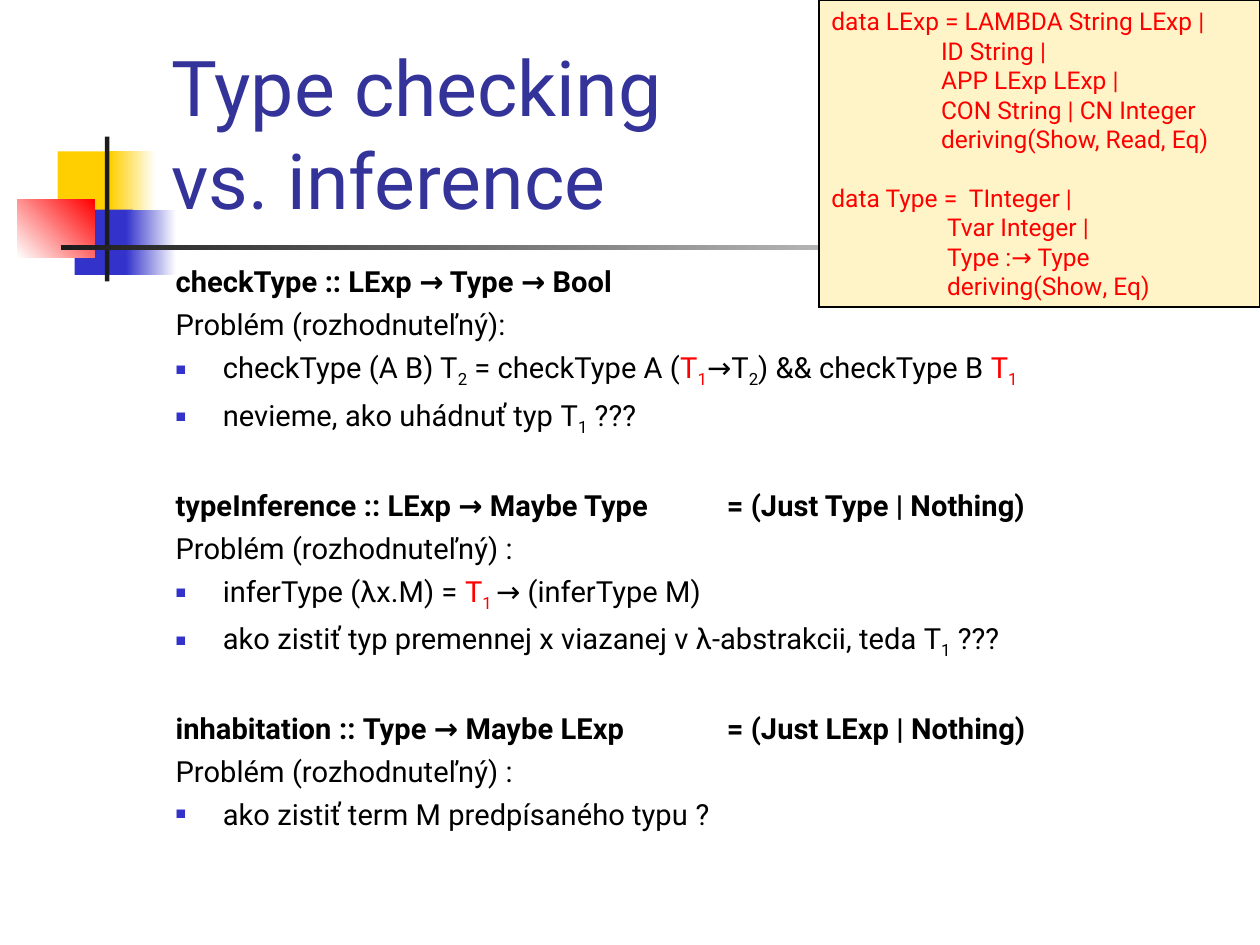
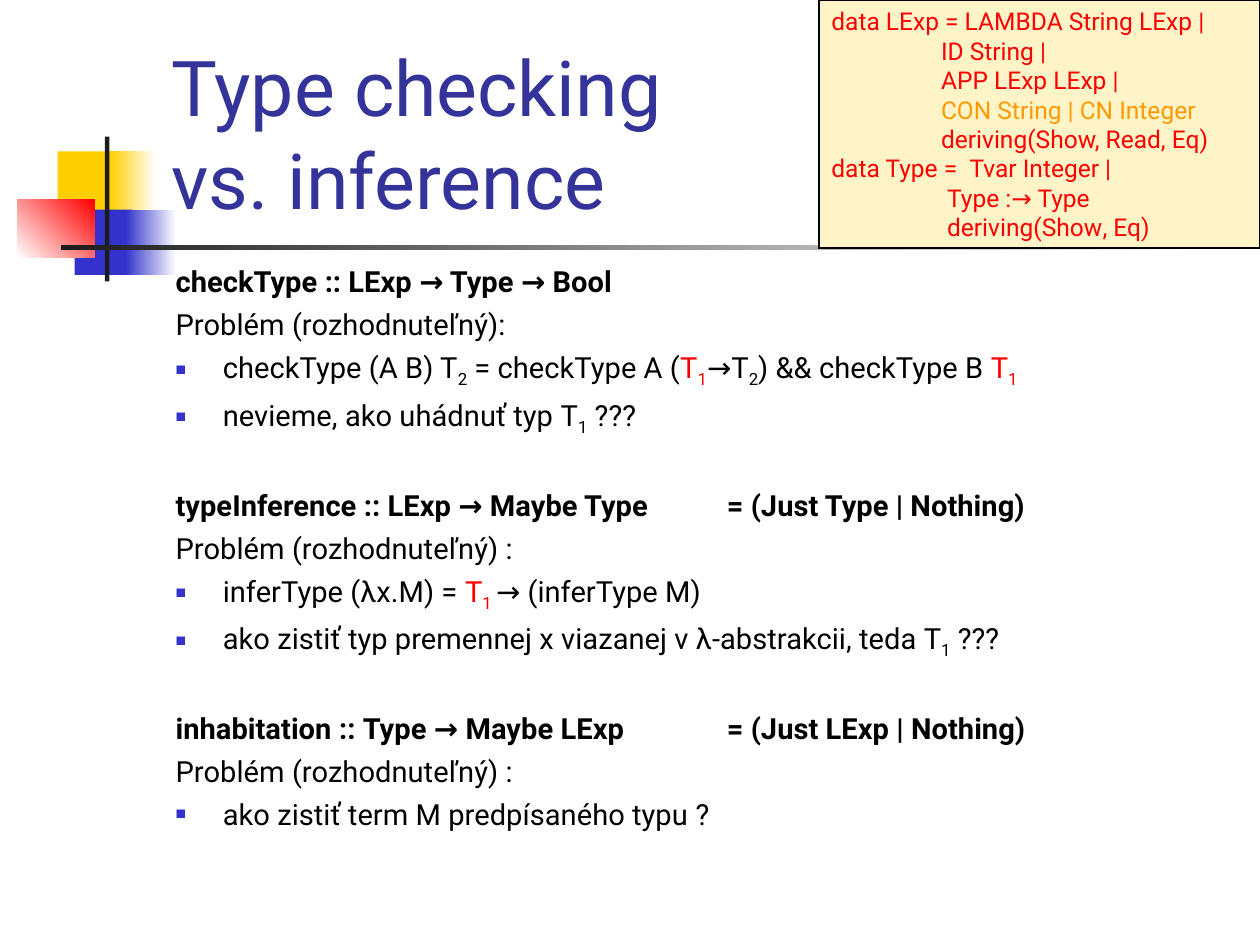
Before and after one commit to Funkcionalne/Prednasky, a slide deck: slide 12 of 08/08_fpro.ppt. Drawn at 1260x945 pixels with LibreOffice and Linux fonts; fonts in the diff are those of the drawing. Boxes give left, top, right and bottom in pixels: in the first picture for what was removed or moved away, otherwise in the second. Text is boxed around its words. In the diff, an @@ line names an element or a change of style, - is before the commit and + after.

```diff
--- a/08/08_fpro.ppt
+++ b/08/08_fpro.ppt
@@ rectangle "data LExp = LAMBDA String ...": place and size @@
-rectangle "data LExp = LAMBDA String ..." at <box>819,0,1260,307</box>
+rectangle "data LExp = LAMBDA String ..." at <box>819,0,1260,248</box>
@@ text in rectangle at <box>941,101,1195,124</box>: text colour #FF0000 to #FF9900 in "CON String | CN Integer" @@
@@ text in rectangle at <box>831,158,1099,183</box>: text changed @@
-data Type = TInteger |
-Tvar Integer |
+data Type = Tvar Integer |
```
Also in this commit, not shown: 22 other slides changed, 1 other file.
